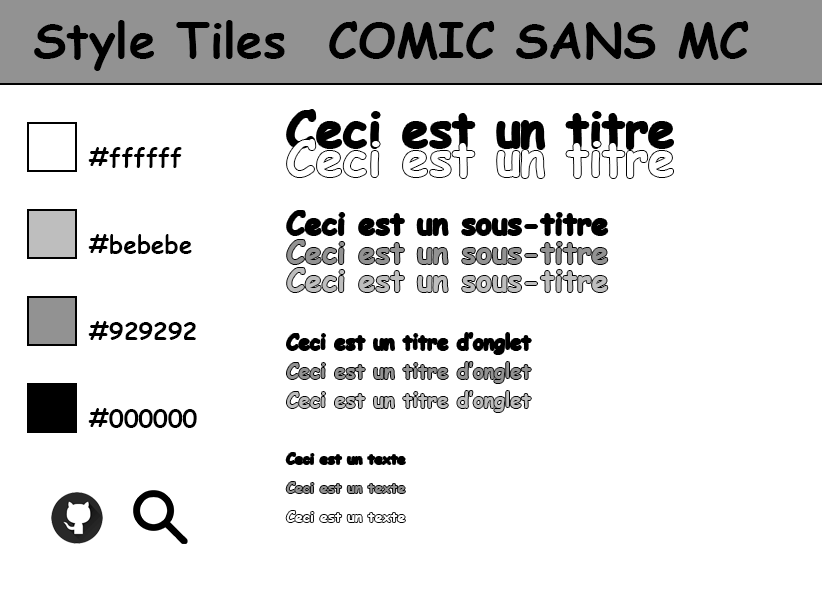
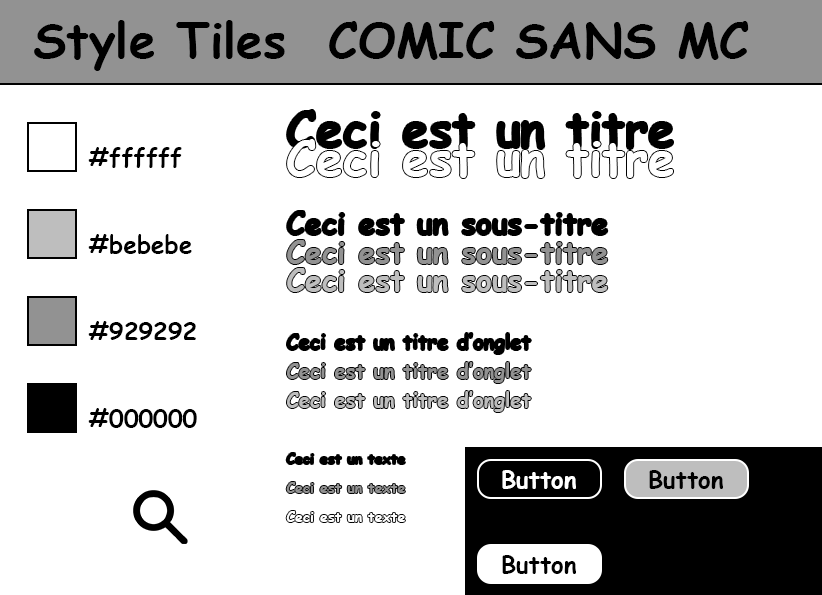
Revision of a layered w=822, h=595 image; what changed, layer by layer:
removed layer "git_icon" over [51, 492, 103, 544]
added layer "Button copie" above "Rectangle 3 copie 2" over [502, 555, 576, 574]
added layer "Rectangle 3 copie 2" above "Button" over [477, 544, 602, 584]
added layer "Button" (1st of 2) above "Rectangle 3 copie" over [649, 470, 723, 489]
added layer "Rectangle 3 copie" above "Button" over [624, 459, 749, 499]
added layer "Button" (2nd of 2) above "Rectangle 3" over [502, 470, 576, 489]
added layer "Rectangle 3" above "Rectangle 4" over [477, 459, 602, 499]
added layer "Rectangle 4" above "Ceci est un titre Ceci est un titre Ceci est un sous-titre Cec" over [465, 447, 822, 595]
